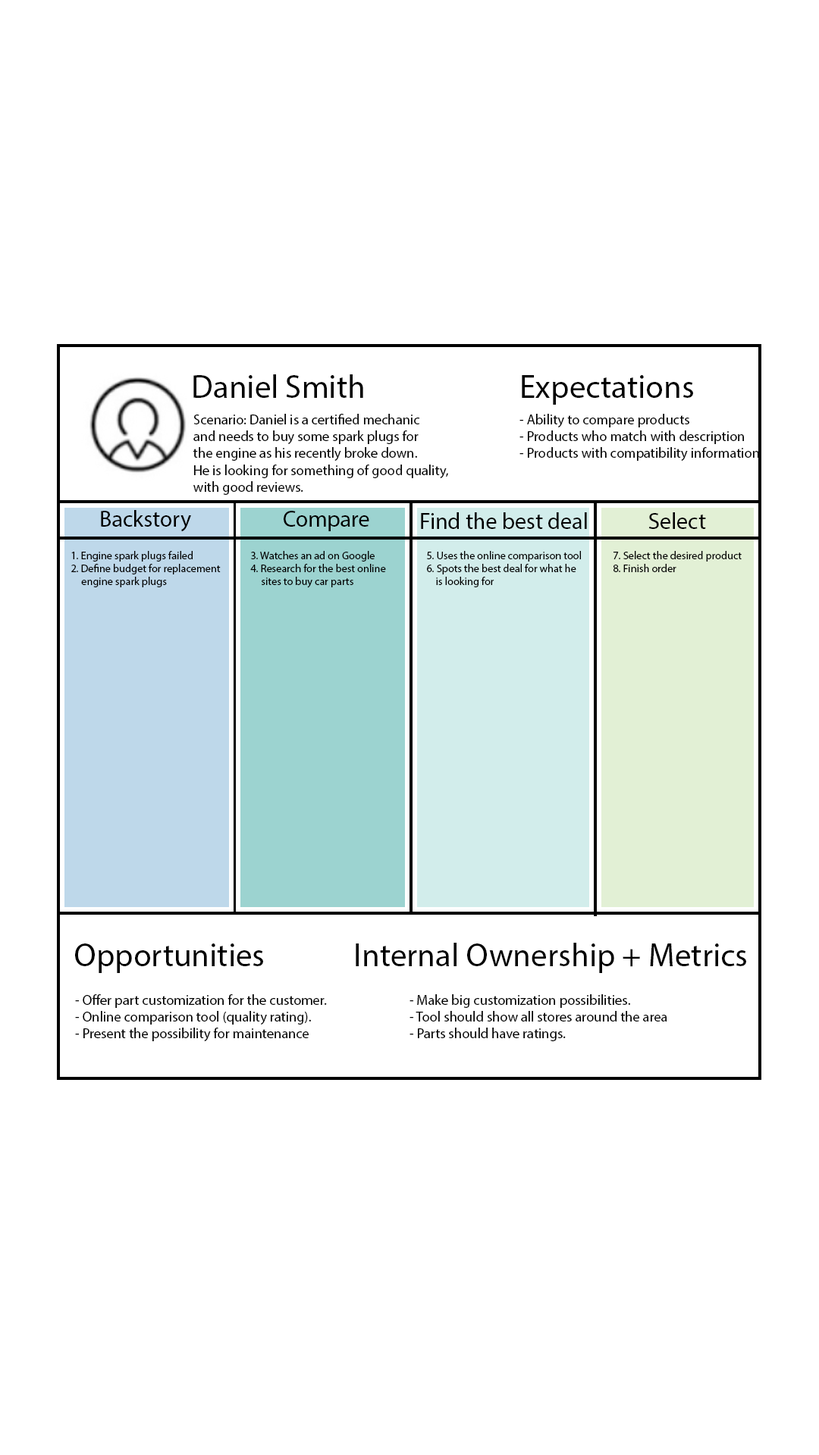
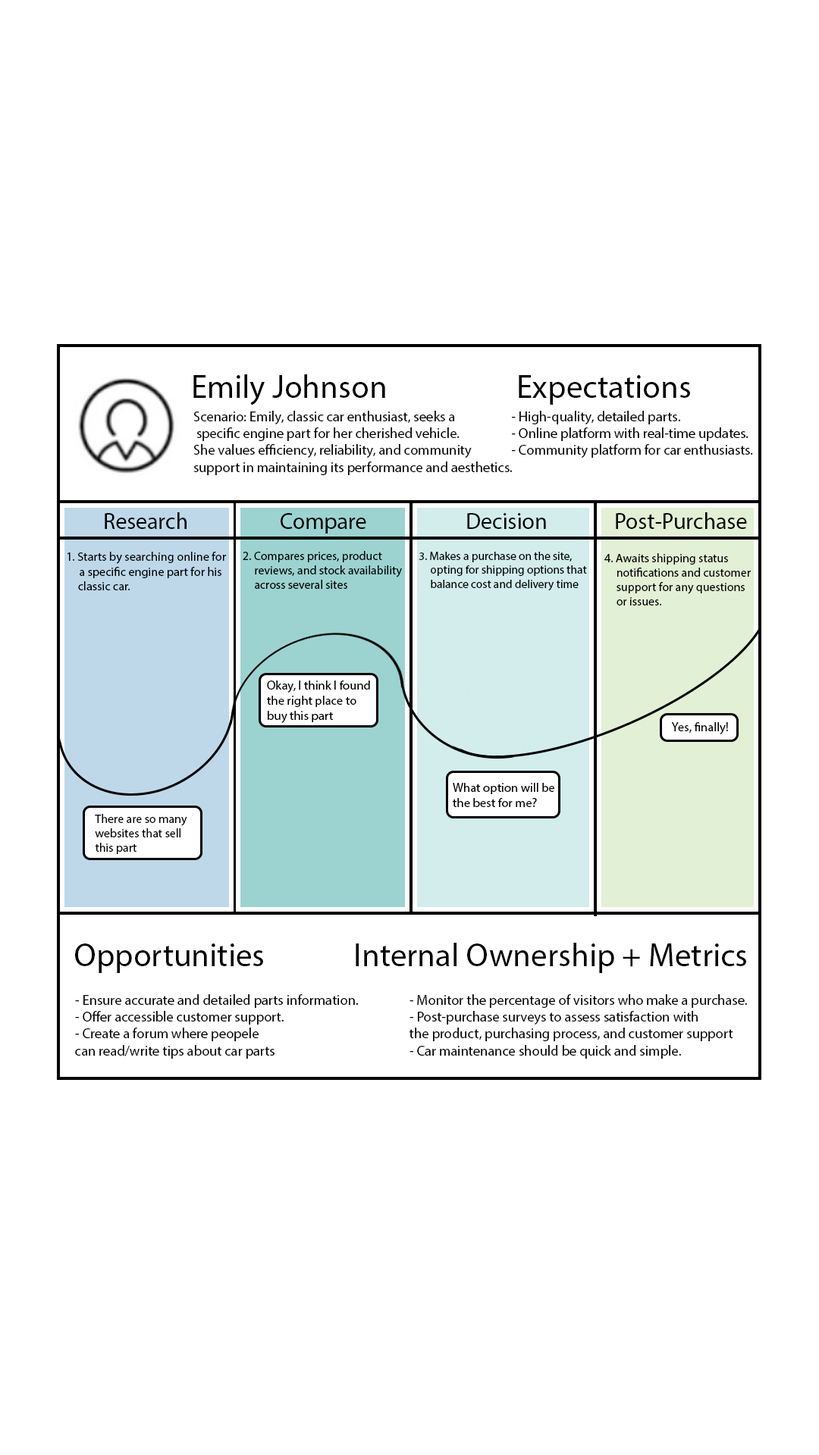
Two versions of the same layered image (819×1455). Layer-by-layer changes:
added group "Emily Johnson" (1st of 2) with 37 layers over [59, 374, 758, 1059]
renamed "- Make big customization possibilities. - Tool should show all" to "- Monitor the percentage of visitors who make a purchase. - Pos", moved it into group "Emily Johnson", painted on it over [409, 994, 747, 1059]
renamed "- Offer part customization for the customer. - Online compariso" to "- Ensure accurate and detailed parts information. - Offer acces", moved it into group "Emily Johnson", painted on it over [75, 994, 358, 1059]
renamed "Scenario: Daniel is a certified mechanic and needs to buy some" to "Scenario: Emily, classic car enthusiast, seeks a specific engi", moved it into group "Emily Johnson", painted on it over [193, 410, 512, 495]
added layer "Elipse 7" in group "Emily Johnson" over [450, 629, 758, 758]
added layer "Elipse 6" in group "Emily Johnson" over [399, 629, 592, 759]
added layer "Elipse 5" in group "Emily Johnson" over [231, 632, 405, 728]
added layer "Elipse 4" in group "Emily Johnson" over [59, 699, 234, 796]
moved "Retângulo 1" (1st of 4, in "Emily Johnson") into group "Emily Johnson" over [412, 512, 594, 819]
moved "Retângulo 1" (2nd of 4, in "Emily Johnson") into group "Emily Johnson" over [596, 512, 758, 743]
moved "Retângulo 1" (3rd of 4, in "Emily Johnson") into group "Emily Johnson" over [235, 510, 410, 728]
moved "Retângulo 1" (4th of 4, in "Emily Johnson") into group "Emily Johnson" over [59, 510, 234, 861]
moved "Forma 1 copiar 5" into group "Emily Johnson" over [59, 374, 758, 1059]
removed layer "Plano de Fundo" over [59, 374, 758, 1059]
added layer "Camada 0" in group "Emily Johnson" over [59, 374, 758, 1059]
…and 20 more changes (8 added, 3 moved_by, 9 painted, 9 renamed, 12 stack)
